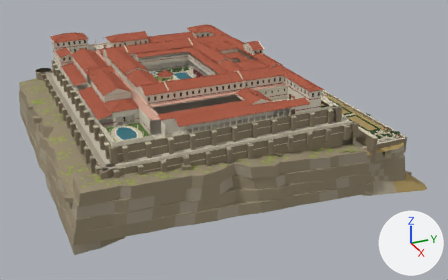
Two versions of the glTF model nero-rome-reader /assets/models/rome/rome_tiberiana.glb, one commit apart.
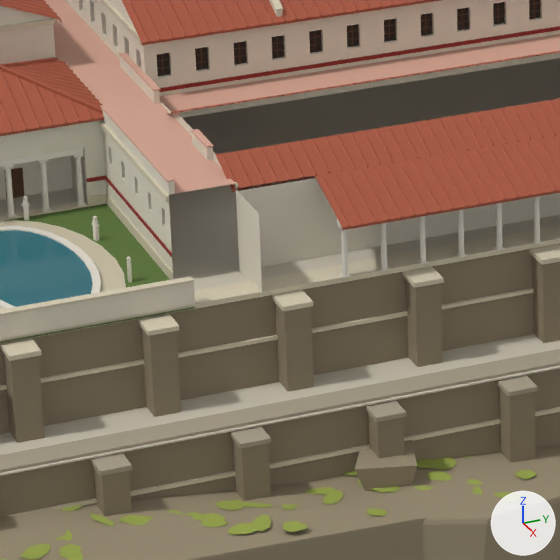
There are two pictures of each version: one whole from a camera (50 mm lens) standing at (294.9, -103.2, 109.1) and looking at (11.0, 24.5, -32.9), one close up on the part from 27% to 48% of the width and 32% to 65% of the height. Every picture has the same lights, and +X, +Y and +Z are marked at lower right. The older version's two pictures come first. Vertices at exactly the same position are counted once.

In view in the first close-up: 'rome_tiberiana'.
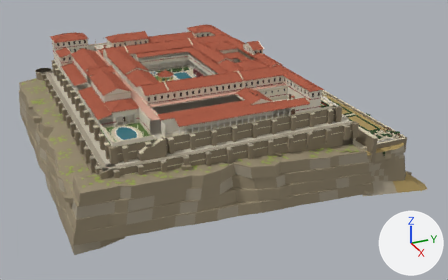
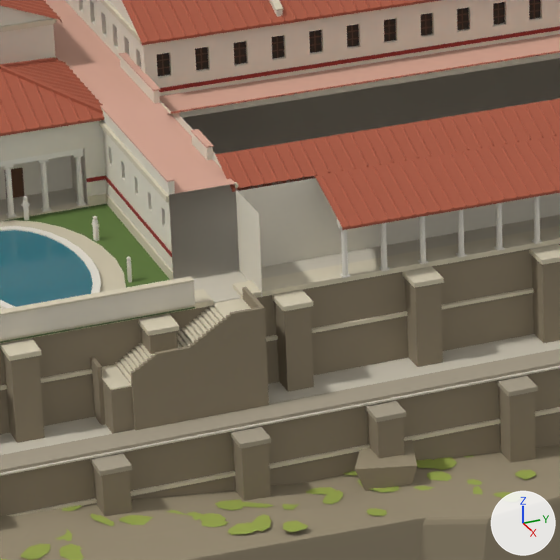
Pixel boxes [x1, y1, x2, y2] of what changed, in the close-ups (560 x 560 px):
part 1 of me_rome_tiberiana, added
    after: [213, 298, 251, 318]
part 2 of me_rome_tiberiana, added
    after: [209, 306, 223, 321]
part 3 of me_rome_tiberiana, added
    after: [205, 309, 219, 324]
part 4 of me_rome_tiberiana, added
    after: [201, 312, 216, 327]
part 5 of me_rome_tiberiana, added
    after: [197, 315, 212, 331]
part 6 of me_rome_tiberiana, added
    after: [193, 318, 208, 334]
part 7 of me_rome_tiberiana, added
    after: [189, 321, 204, 337]
part 8 of me_rome_tiberiana, added
    after: [185, 324, 199, 340]
part 9 of me_rome_tiberiana, added
    after: [181, 328, 195, 343]
part 10 of me_rome_tiberiana, added
    after: [178, 331, 191, 346]
part 11 of me_rome_tiberiana, added (mostly hidden)
    after: [177, 334, 187, 347]
part 12 of me_rome_tiberiana, added (mostly hidden)
    after: [139, 341, 182, 358]
part 13 of me_rome_tiberiana, added
    after: [135, 346, 148, 361]
part 14 of me_rome_tiberiana, added
    after: [131, 349, 144, 364]
part 15 of me_rome_tiberiana, added
    after: [127, 352, 141, 367]
part 16 of me_rome_tiberiana, added
    after: [123, 355, 137, 371]
part 17 of me_rome_tiberiana, added
    after: [119, 358, 133, 375]
part 18 of me_rome_tiberiana, added
    after: [115, 362, 131, 383]
part 19 of me_rome_tiberiana, added (beige)
    after: [102, 366, 132, 390]
part 20 of me_rome_tiberiana, added (brown)
    after: [90, 287, 269, 434]

Diff of the bpy script that builds the scene:
```diff
--- a/nero-rome-reader /assets/models/rome/rome_tiberiana.glb.py
+++ b/nero-rome-reader /assets/models/rome/rome_tiberiana.glb.py
@@ me_rome_tiberiana @@
-me_rome_tiberiana.from_pydata(...)  # 56945 vertices, 64941 faces; spans x -83.0..83.0, y -73.0..113.0, z -47.0..17.0
+me_rome_tiberiana.from_pydata(...)  # 57325 vertices, 65649 faces; spans x -83.0..83.0, y -73.0..113.0, z -47.0..17.0
+# me_rome_tiberiana part 1: a new loose piece, a box spanning x 64.6..68.45, y -30.61..-28.39, z -0.05..0.05, in mat_travertine (beige #d6ccb3)
+# me_rome_tiberiana part 2: a new loose piece, a box spanning x 64.6..68.45, y -30.91..-30.59, z -0.23..-0.13, in mat_travertine (beige #d6ccb3)
+# me_rome_tiberiana part 3: a new loose piece, a box spanning x 64.6..68.45, y -31.21..-30.89, z -0.42..-0.32, in mat_travertine (beige #d6ccb3)
+# me_rome_tiberiana part 4: a new loose piece, a box spanning x 64.6..68.45, y -31.51..-31.19, z -0.6..-0.5, in mat_travertine (beige #d6ccb3)
+# me_rome_tiberiana part 5: a new loose piece, a box spanning x 64.6..68.45, y -31.81..-31.49, z -0.79..-0.69, in mat_travertine (beige #d6ccb3)
+# me_rome_tiberiana part 6: a new loose piece, a box spanning x 64.6..68.45, y -32.11..-31.79, z -0.97..-0.87, in mat_travertine (beige #d6ccb3)
+# me_rome_tiberiana part 7: a new loose piece, a box spanning x 64.6..68.45, y -32.41..-32.09, z -1.15..-1.05, in mat_travertine (beige #d6ccb3)
+# me_rome_tiberiana part 8: a new loose piece, a box spanning x 64.6..68.45, y -32.71..-32.39, z -1.34..-1.24, in mat_travertine (beige #d6ccb3)
+# me_rome_tiberiana part 9: a new loose piece, a box spanning x 64.6..68.45, y -33.01..-32.69, z -1.52..-1.42, in mat_travertine (beige #d6ccb3)
+# me_rome_tiberiana part 10: a new loose piece, a box spanning x 64.6..68.45, y -33.31..-32.99, z -1.71..-1.61, in mat_travertine (beige #d6ccb3)
+# me_rome_tiberiana part 11: a new loose piece, a box spanning x 64.6..68.45, y -33.61..-33.29, z -1.89..-1.79, in mat_travertine (beige #d6ccb3)
+# me_rome_tiberiana part 12: a new loose piece, a box spanning x 64.6..68.45, y -36.21..-33.59, z -2.07..-1.97, in mat_travertine (beige #d6ccb3)
+# me_rome_tiberiana part 13: a new loose piece, a box spanning x 64.6..68.45, y -36.51..-36.19, z -2.26..-2.16, in mat_travertine (beige #d6ccb3)
+# me_rome_tiberiana part 14: a new loose piece, a box spanning x 64.6..68.45, y -36.81..-36.49, z -2.44..-2.34, in mat_travertine (beige #d6ccb3)
+# me_rome_tiberiana part 15: a new loose piece, a box spanning x 64.6..68.45, y -37.11..-36.79, z -2.62..-2.52, in mat_travertine (beige #d6ccb3)
+# me_rome_tiberiana part 16: a new loose piece, a box spanning x 64.6..68.45, y -37.41..-37.09, z -2.81..-2.71, in mat_travertine (beige #d6ccb3)
+# me_rome_tiberiana part 17: a new loose piece, a box spanning x 64.6..68.45, y -37.71..-37.39, z -2.99..-2.89, in mat_travertine (beige #d6ccb3)
+# me_rome_tiberiana part 18: a new loose piece, a box spanning x 64.6..68.45, y -38.01..-37.69, z -3.18..-3.08, in mat_travertine (beige #d6ccb3)
+# me_rome_tiberiana part 19: a new loose piece, a box spanning x 64.6..68.45, y -39.51..-37.99, z -3.36..-3.26, in mat_travertine (beige #d6ccb3)
+# me_rome_tiberiana part 20: a new loose piece of 220 vertices spanning x 65.0..69.0, y -40.0..-28.0, z -7.0..1.0, in mat_tuff (brown #8f826b)
+# other edits to the shape of me_rome_tiberiana do not show in these pictures
 me_rome_tiberiana.materials.append(mat_tuff)
```
